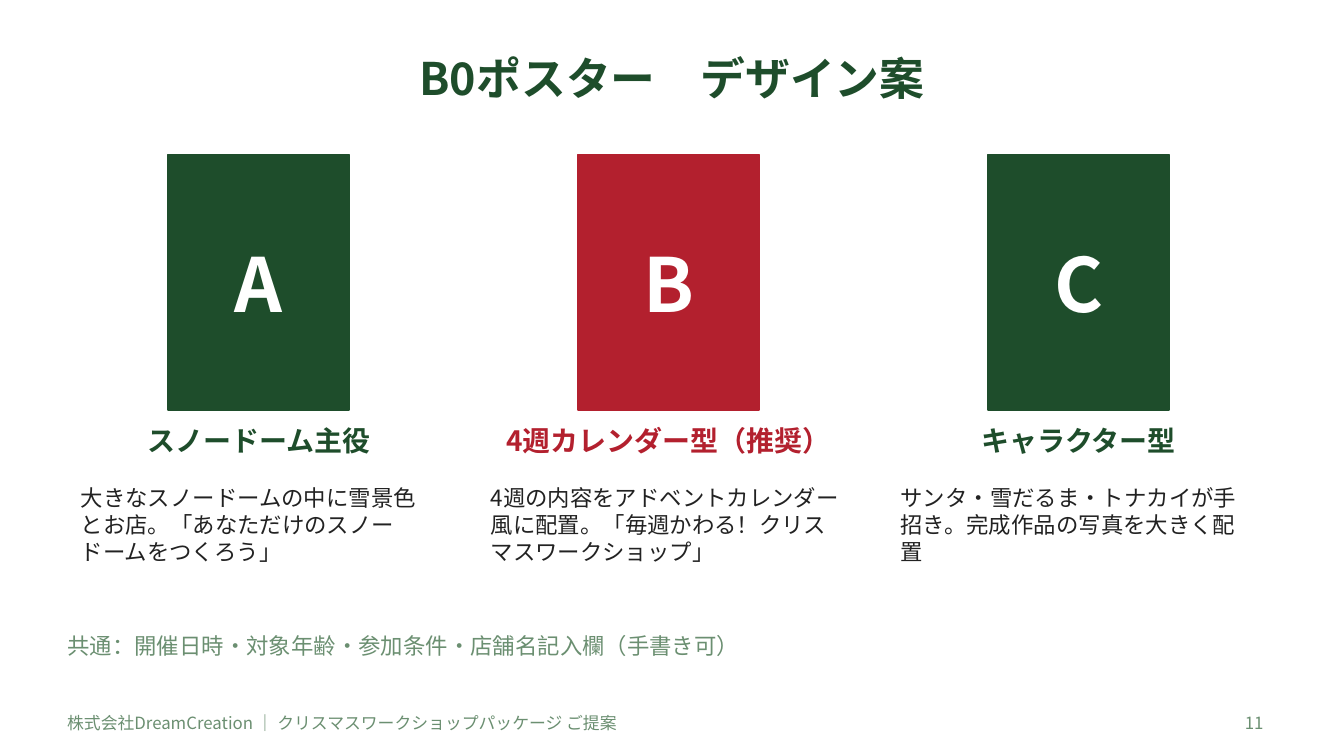
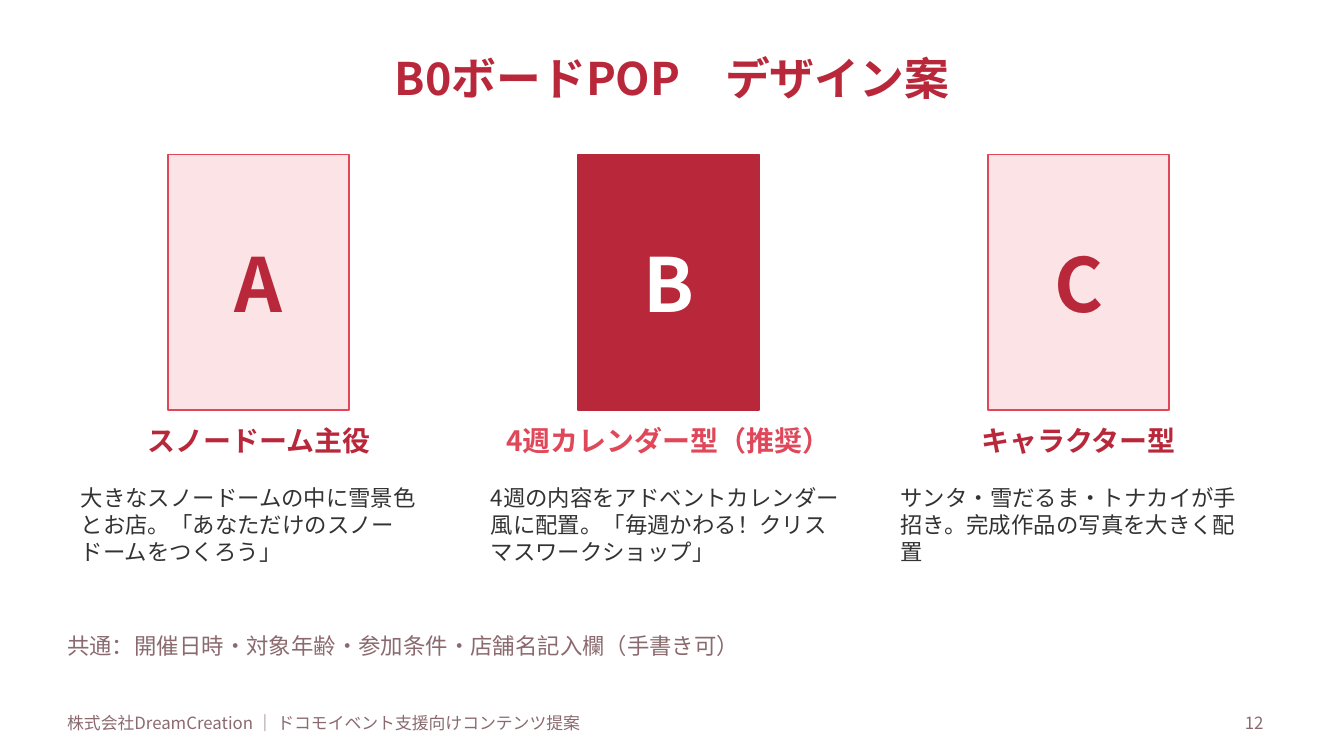
Before and after one commit to lunamax77/-next-vision, a slide deck: slide 12 of docs/proposals/2026-12_docomo_christmas-ws/企画書_NTTドコモ_クリスマスWS.pptx (slide 11 before the commit). Drawn at 1344x756 pixels with LibreOffice and Linux fonts; fonts in the diff are those of the drawing. Boxes give left, top, right and bottom in pixels: in the first picture for what was removed or moved away, otherwise in the second. Text is boxed around its words. In the diff, an @@ line names an element or a change of style, - is before the commit and + after.

```diff
--- a/docs/proposals/2026-12_docomo_christmas-ws/企画書_NTTドコモ_クリスマスWS.pptx
+++ b/docs/proposals/2026-12_docomo_christmas-ws/企画書_NTTドコモ_クリスマスWS.pptx
@@ title at bbox=[395, 56, 949, 99]: text changed; text colour #1E4D2B to #B8283A @@
-B0ポスター デザイン案
+B0ボードPOP デザイン案
@@ text "A" at bbox=[235, 256, 283, 312]: text colour #FFFFFF to #B8283A @@
@@ rectangle at bbox=[168, 155, 349, 410]: fill #1E4D2B to #FBE3E6; outline #1E4D2B 1 pt to #E0485A 1 pt @@
@@ text "C" at bbox=[1054, 255, 1103, 313]: text colour #FFFFFF to #B8283A @@
@@ rectangle at bbox=[988, 155, 1169, 410]: fill #1E4D2B to #FBE3E6; outline #1E4D2B 1 pt to #E0485A 1 pt @@
@@ text "スノードーム主役" at bbox=[147, 427, 370, 454]: text colour #1E4D2B to #B8283A @@
@@ text "4週カレンダー型（推奨）" at bbox=[506, 427, 830, 454]: text colour #B3202E to #E0485A @@
@@ text "キャラクター型" at bbox=[981, 427, 1176, 454]: text colour #1E4D2B to #B8283A @@
@@ text colour #222222 to #333333 in 3 elements at bbox=[81, 487, 416, 562], bbox=[491, 514, 827, 562], bbox=[901, 487, 1237, 561] @@
@@ text "共通：開催日時・対象年齢・参加条件・店舗名記入欄（手書き可）" at bbox=[67, 635, 739, 656]: text colour #6B8F71 to #8A6A6E @@
@@ text at bbox=[67, 715, 580, 731]: text changed; text colour #6B8F71 to #8A6A6E @@
-株式会社DreamCreation ｜ クリスマスワークショップパッケージ ご提案
+株式会社DreamCreation ｜ ドコモイベント支援向けコンテンツ提案
@@ page number at bbox=[1245, 716, 1264, 729]: text changed; text colour #6B8F71 to #8A6A6E @@
-11
+12
```
Also in this commit, not shown: 12 other slides changed, 2 slides added, 1 slide removed, 2 other files.
